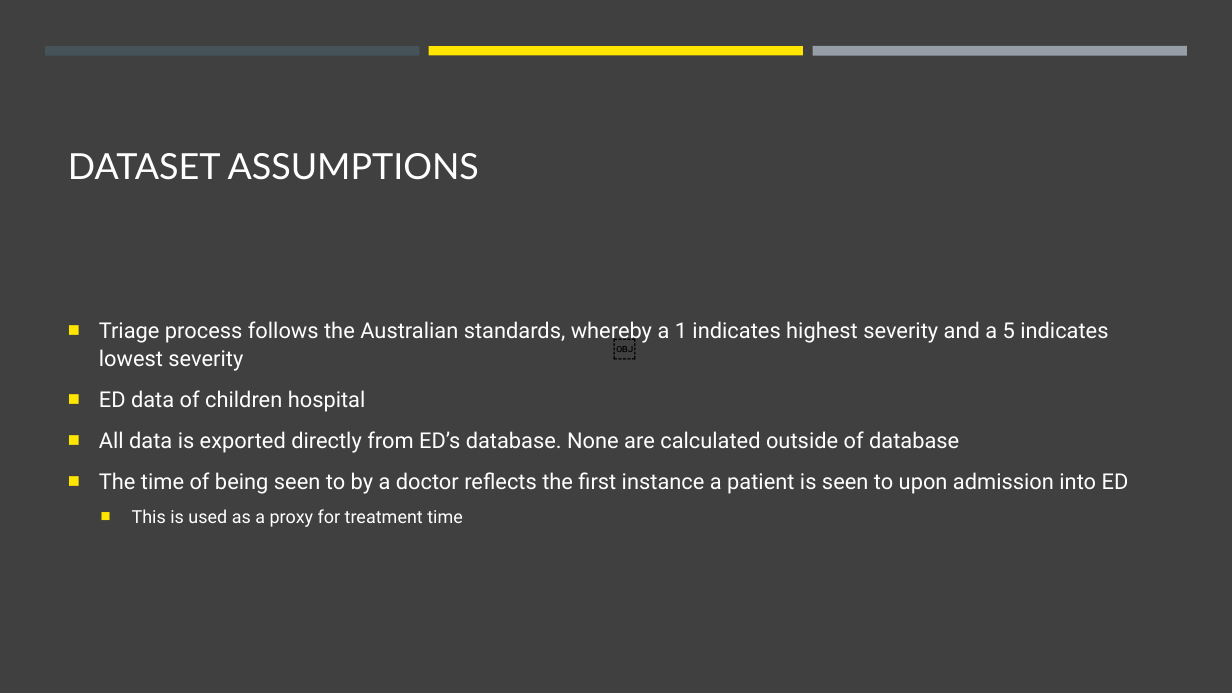
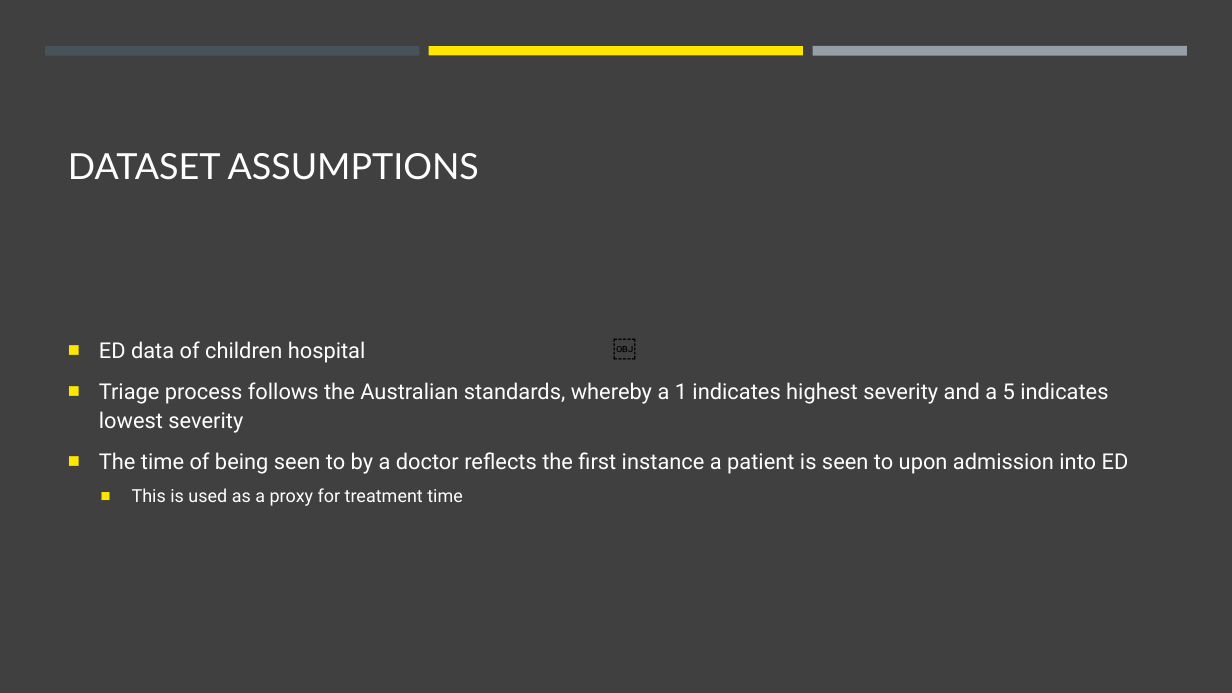
Before and after one commit to jasonnguyen3697/EY_DataChallenge, a slide deck: slide 4 of stuff.pptx. Drawn at 1232x693 pixels with LibreOffice and Linux fonts; fonts in the diff are those of the drawing. Boxes give left, top, right and bottom in pixels: in the first picture for what was removed or moved away, otherwise in the second. Text is boxed around its words. In the diff, an @@ line names an element or a change of style, - is before the commit and + after.

```diff
--- a/stuff.pptx
+++ b/stuff.pptx
@@ text at bbox=[99, 341, 366, 363]: paragraph added @@
+■ ED data of children hospital
@@ text at bbox=[99, 390, 959, 453]: paragraphs removed @@
-■ ED data of children hospital
-■ All data is exported directly from ED’s database. None are calculated outside of database
```
Also in this commit, not shown: 10 other slides changed, 1 slide added, 3 slides removed.
